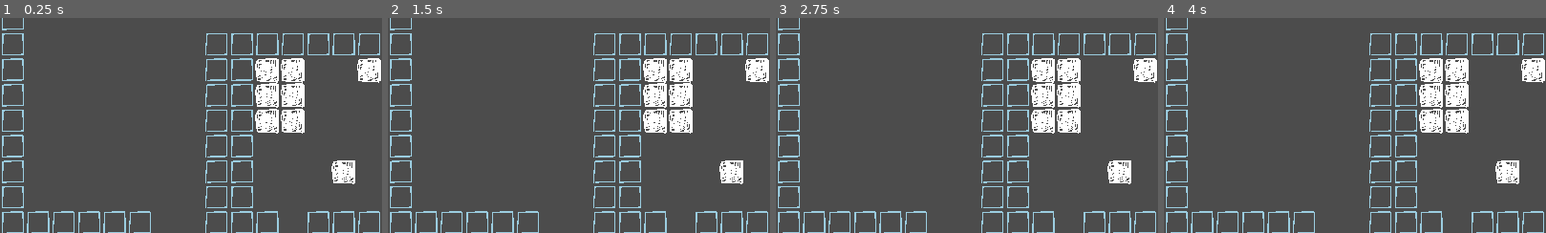
Above: before the commit, frames 1-4 (left to right).
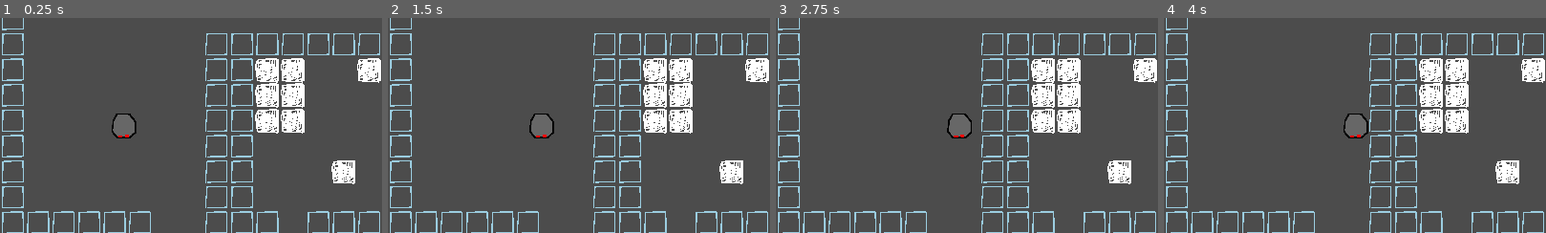
Above: after the commit, the same moments.

Repository: Roachbones/Visendus
Game: Godot game, scene res://TileMap.tscn
Same seed, same stepped clock (60 frames per second), same inputs: the game is played once before the commit and once after it.
Inputs:
- Up to frame 1 (0.25 s): no input
- Up to frame 2 (1.5 s): hold Right (ui_right) 0.53-1.28 s; hold Down (ui_down) from 1.28 s (still down)
- Up to frame 3 (2.75 s): release Down (ui_down) at 2.03 s; hold Right (ui_right) from 2.03 s (still down)
- Up to frame 4 (4 s): release Right (ui_right) at 2.78 s; hold Up (ui_up) 2.78-3.53 s; hold Left (ui_left) from 3.53 s (still down)
The pictures show only the part of the screen within x 0-50%, y 26-76%; the shares and areas given below are measured in that part.

The runs differ from the first frame. In frame 1, 0.6% of the frame differs, in the area x 29-36%, y 44-56%; in frame 2, 0.6%; in frame 3, 0.6%; in frame 4, 0.6%.

Commit message:
started roomba

Diff:
--- /dev/null
+++ b/Roomba.tscn
@@ -0,0 +1,14 @@
+[gd_scene load_steps=3 format=2]
+
+[ext_resource path="res://roomba.gd" type="Script" id=1]
+[ext_resource path="res://textures/roomba.png" type="Texture" id=2]
+
+[node name="Roomba" type="KinematicBody2D"]
+scale = Vector2( 0.5, 0.5 )
+script = ExtResource( 1 )
+
+[node name="Sprite" type="Sprite" parent="."]
+texture = ExtResource( 2 )
+
+[node name="CollisionPolygon2D" type="CollisionPolygon2D" parent="."]
+polygon = PoolVector2Array( 26.5035, 70.1442, 53.7913, 45.057, 53.7913, -13.0397, 24.3028, -49.5702, -43.0365, -51.7709, -61.962, -17.441, -67.6836, 39.7755, -43.9168, 70.1442 )
--- a/TileMap.tscn
+++ b/TileMap.tscn
@@ -1,7 +1,8 @@
-[gd_scene load_steps=3 format=2]
+[gd_scene load_steps=4 format=2]
 
 [ext_resource path="res://tileset.tres" type="TileSet" id=1]
 [ext_resource path="res://Ides.tscn" type="PackedScene" id=2]
+[ext_resource path="res://Roomba.tscn" type="PackedScene" id=3]
 
 [node name="Level0" type="TileMap"]
 tile_set = ExtResource( 1 )
@@ -10,3 +11,6 @@
 
 [node name="Ides" parent="." instance=ExtResource( 2 )]
 position = Vector2( 1643.95, 828.268 )
+
+[node name="roomba" parent="." instance=ExtResource( 3 )]
+position = Vector2( 299.586, 551.34 )
--- /dev/null
+++ b/roomba.gd
@@ -0,0 +1,19 @@
+extends KinematicBody2D
+
+export(int) var speed = 512
+export(float) var rotation_speed = 0.01
+export(float) var adjustment_angle = PI * 0.7
+
+var target_rotation = 0
+var collision: KinematicCollision2D
+
+func _ready():
+	pass # Replace with function body.
+
+func _physics_process(delta):
+	if rotation <= target_rotation:
+		collision = move_and_collide(Vector2(1, 0).rotated(rotation))
+		if collision:
+			target_rotation += adjustment_angle
+	else:
+		rotation += rotation_speed
Binary file added: textures/roomba.png
Not shown, added: textures/roomba.png.import
